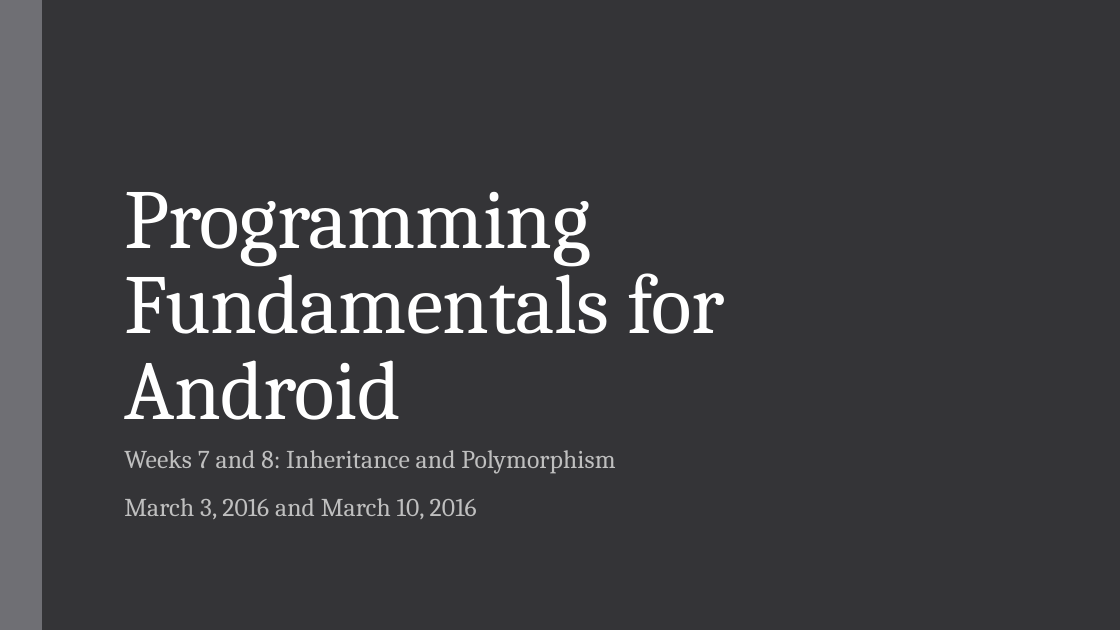
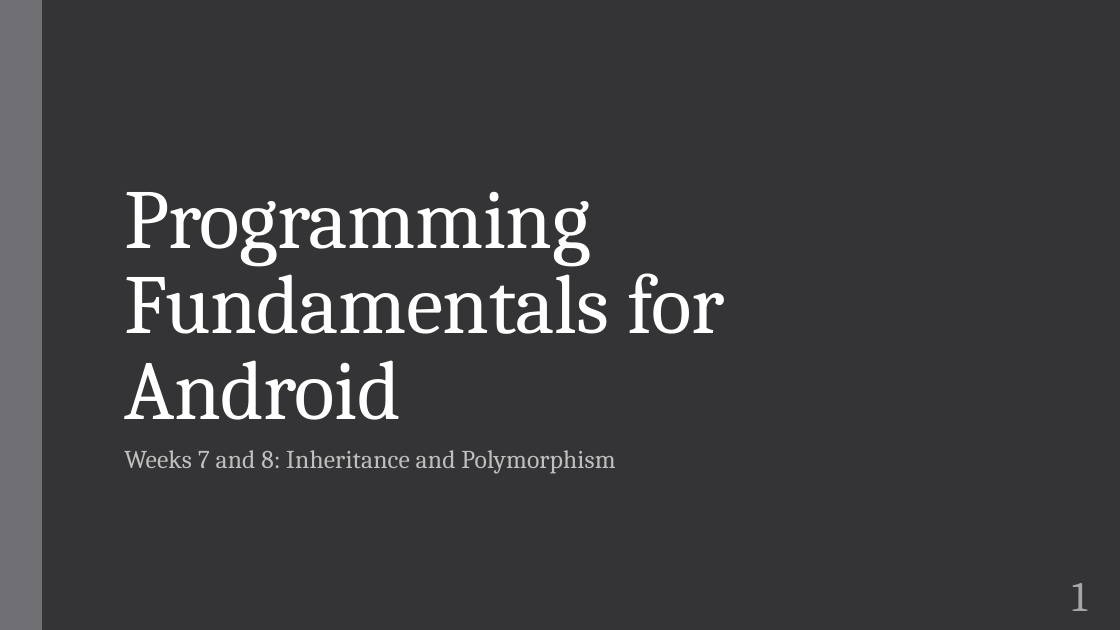
Before and after one commit to zarthur/CSCC-Fundamentals-Android-Notes, a slide deck: slide 1 of week_07_08/week_07_08.pptx. Drawn at 1120x630 pixels with LibreOffice and Linux fonts; fonts in the diff are those of the drawing. Boxes give left, top, right and bottom in pixels: in the first picture for what was removed or moved away, otherwise in the second. Text is boxed around its words. In the diff, an @@ line names an element or a change of style, - is before the commit and + after.

```diff
--- a/week_07_08/week_07_08.pptx
+++ b/week_07_08/week_07_08.pptx
@@ subtitle at (x1=124, y1=498, x2=477, y2=519): paragraph removed @@
-March 3, 2016 and March 10, 2016
@@ page number added at (x1=1072, y1=583, x2=1087, y2=611), 36 pt, text #A6A6A6 @@
+1
```
Also in this commit, not shown: 16 other slides changed, 2 other files.
